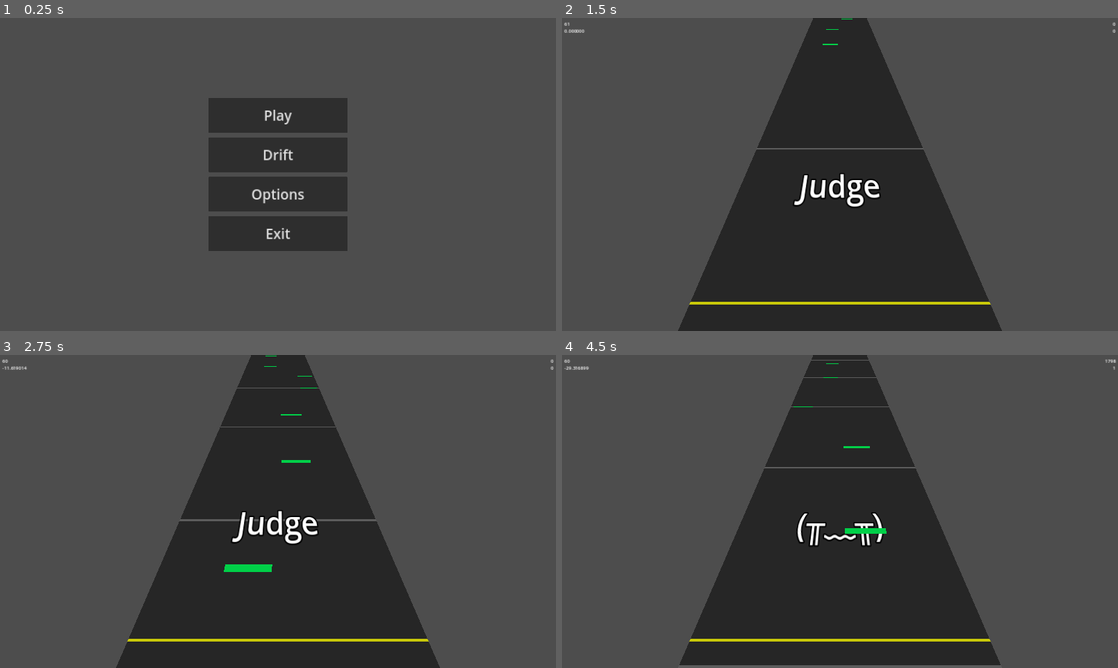
Above: before the commit, frames 1-4 (two rows, left to right).
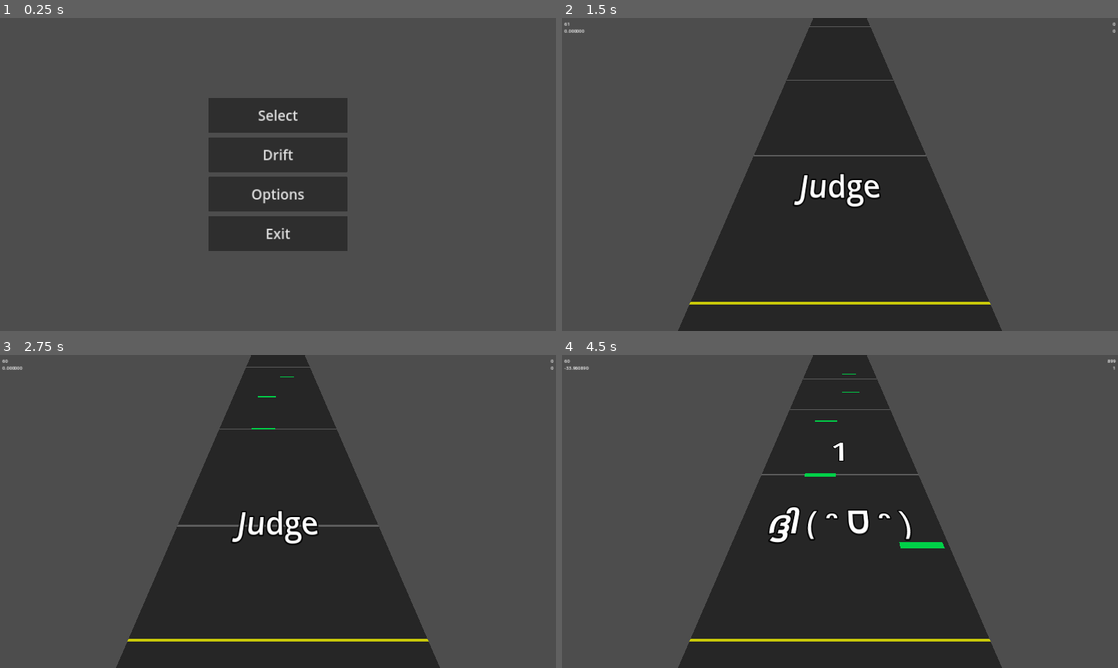
Above: after the commit, the same moments.

Repository: bonjorno7/ExampleRhythmGame
Game: Godot game, scene res://scenes/menu.tscn
Same seed, same stepped clock (60 frames per second), same inputs: the game is played once before the commit and once after it. Sound files missing from this copy of the repository are replaced by a short silence.
Inputs (mouse positions are in pixels of both pictures, inside the frame that each line leads up to):
- Up to frame 1 (0.25 s): no input
- Up to frame 2 (1.5 s): click (840, 115) at 0.5 s, where only the run after the commit has a clickable "Select"; click (840, 146) at 1.25 s, where only the run after the commit has a clickable "Overcast"
- Up to frame 3 (2.75 s): tap D (button_1) at 2.1 s
- Up to frame 4 (4.5 s): tap F (button_2) at 2.85 s; tap J (button_3) at 3.6 s; tap K (button_4) at 4.35 s

The runs differ from the first frame. In frame 1, 0.2% of the frame differs, in the area x 46-54%, y 29-34%; in frame 2, 0.4%; in frame 3, 0.8%; in frame 4, 2.6%, in the area x 0-100%, y 1-100%.

Commit message:
Use select scene in place of play scene
Instead of going directly between menu and play, select sits in between.

Diff:
--- a/nodes/game_state.gd
+++ b/nodes/game_state.gd
@@ -32,6 +32,10 @@
 	_goto_file_deferred.call_deferred("res://scenes/menu.tscn")
 
 
+func goto_select() -> void:
+	_goto_file_deferred.call_deferred("res://scenes/select.tscn")
+
+
 func goto_play() -> void:
 	_goto_file_deferred.call_deferred("res://scenes/play.tscn")
 
--- a/scenes/menu.gd
+++ b/scenes/menu.gd
@@ -6,8 +6,8 @@
 		get_tree().quit()
 
 
-func _on_play_pressed():
-	GameState.goto_play()
+func _on_select_pressed():
+	GameState.goto_select()
 
 
 func _on_drift_pressed():
--- a/scenes/menu.tscn
+++ b/scenes/menu.tscn
@@ -27,12 +27,12 @@
 grow_vertical = 2
 theme_override_constants/separation = 16
 
-[node name="Play" type="Button" parent="Buttons"]
+[node name="Select" type="Button" parent="Buttons"]
 custom_minimum_size = Vector2(0, 120)
 layout_mode = 2
 size_flags_vertical = 3
 theme_override_font_sizes/font_size = 48
-text = "Play"
+text = "Select"
 
 [node name="Drift" type="Button" parent="Buttons"]
 custom_minimum_size = Vector2(0, 120)
@@ -55,7 +55,7 @@
 theme_override_font_sizes/font_size = 48
 text = "Exit"
 
-[connection signal="pressed" from="Buttons/Play" to="." method="_on_play_pressed"]
+[connection signal="pressed" from="Buttons/Select" to="." method="_on_select_pressed"]
 [connection signal="pressed" from="Buttons/Drift" to="." method="_on_drift_pressed"]
 [connection signal="pressed" from="Buttons/Options" to="." method="_on_options_pressed"]
 [connection signal="pressed" from="Buttons/Exit" to="." method="_on_exit_pressed"]
--- a/scenes/play.gd
+++ b/scenes/play.gd
@@ -22,10 +22,6 @@
 
 
 func _ready():
-	# Hardcoded until we add song select.
-	GameState.song = load("res://songs/overcast.tres")
-	GameState.chart = GameState.song.charts[0]
-
 	# One button per lane.
 	for index in range(4):
 		button_states.append(ButtonState.new())
@@ -177,7 +173,7 @@
 
 func _input(event: InputEvent):
 	if event.is_action_pressed("ui_cancel"):
-		GameState.goto_menu()
+		GameState.goto_select()
 
 	elif event.is_action_pressed("change_camera"):
 		# This works because making one camera current makes the other one not current,
